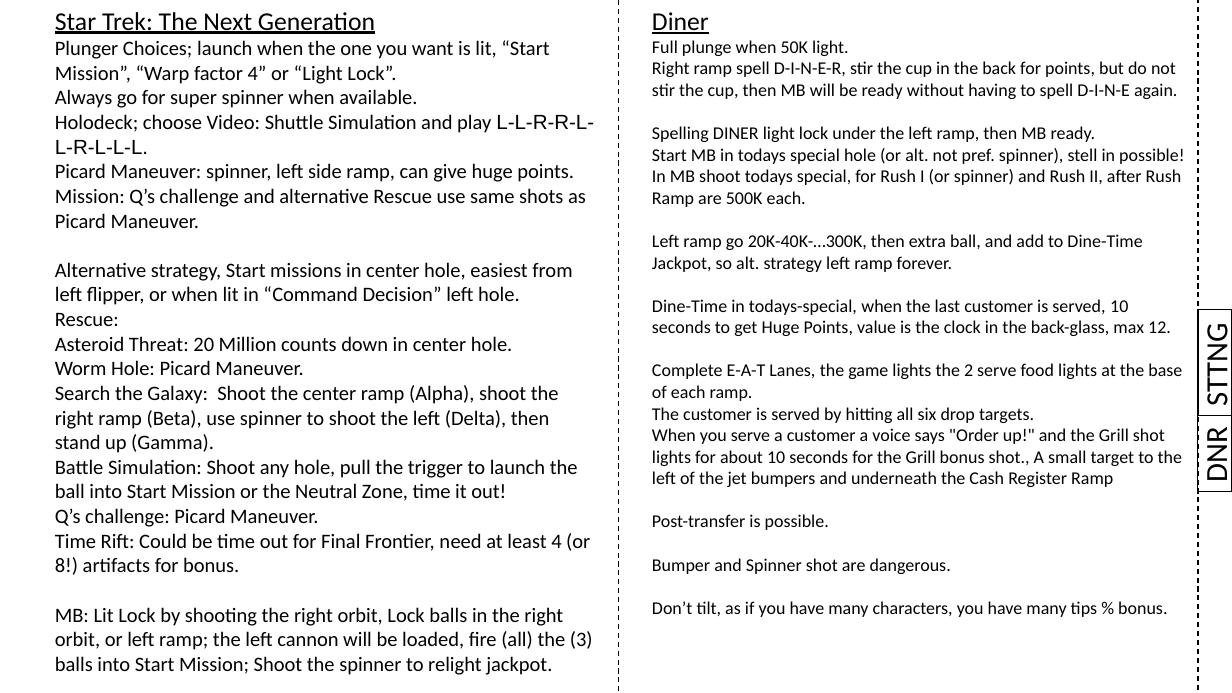
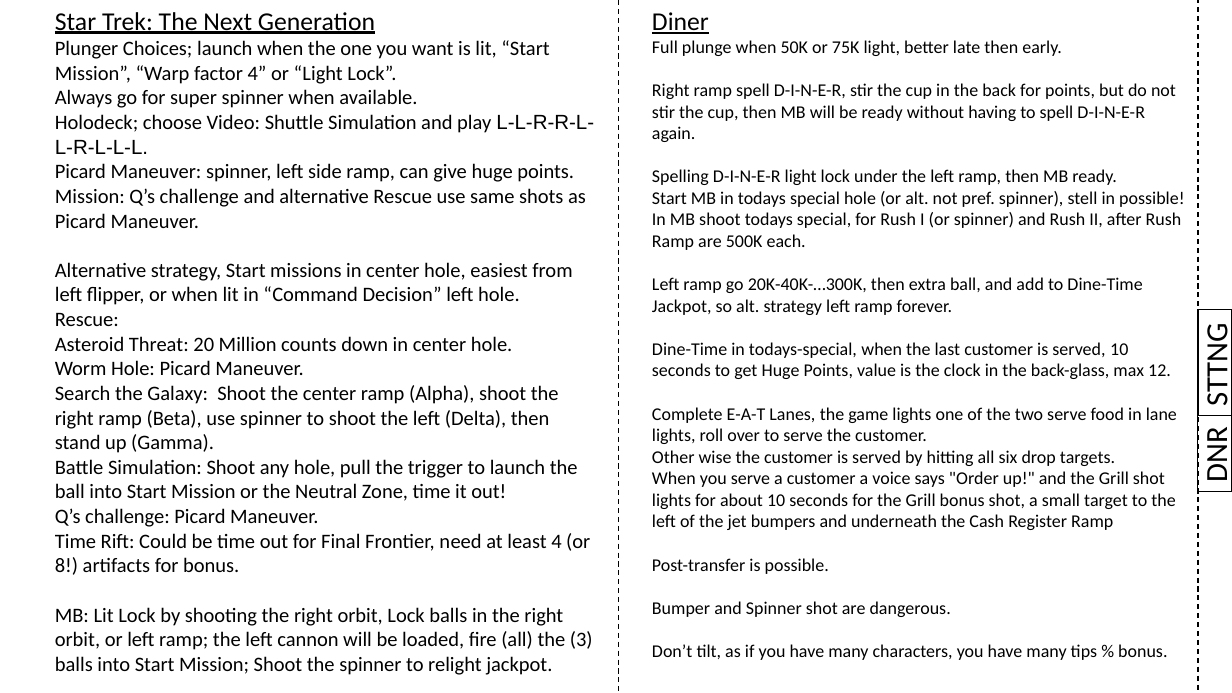
Before and after one commit to karstenbolge/PB, a slide deck: slide 22 of PB.pptx. Drawn at 1232x693 pixels with LibreOffice and Linux fonts; fonts in the diff are those of the drawing. Boxes give left, top, right and bottom in pixels: in the first picture for what was removed or moved away, otherwise in the second. Text is boxed around its words. In the diff, an @@ line names an element or a change of style, - is before the commit and + after.

Commit message:
Update

```diff
--- a/PB.pptx
+++ b/PB.pptx
@@ text at bbox=[652, 40, 1176, 185]: text changed @@
-Full plunge when 50K light.
-Right ramp spell D-I-N-E-R, stir the cup in the back for points, but do not stir the cup, then MB will be ready without having to spell D-I-N-E again.
-Spelling DINER light lock under the left ramp, then MB ready.
+Full plunge when 50K or 75K light, better late then early.
+Right ramp spell D-I-N-E-R, stir the cup in the back for points, but do not stir the cup, then MB will be ready without having to spell D-I-N-E-R again.
+Spelling D-I-N-E-R light lock under the left ramp, then MB ready.
@@ text at bbox=[652, 407, 1177, 530]: text changed @@
-Complete E-A-T Lanes, the game lights the 2 serve food lights at the base of each ramp.
-The customer is served by hitting all six drop targets.
-When you serve a customer a voice says "Order up!" and the Grill shot lights for about 10 seconds for the Grill bonus shot., A small target to the left of the jet bumpers and underneath the Cash Register Ramp
+Complete E-A-T Lanes, the game lights one of the two serve food in lane lights, roll over to serve the customer.
+Other wise the customer is served by hitting all six drop targets.
+When you serve a customer a voice says "Order up!" and the Grill shot lights for about 10 seconds for the Grill bonus shot, a small target to the left of the jet bumpers and underneath the Cash Register Ramp
```
